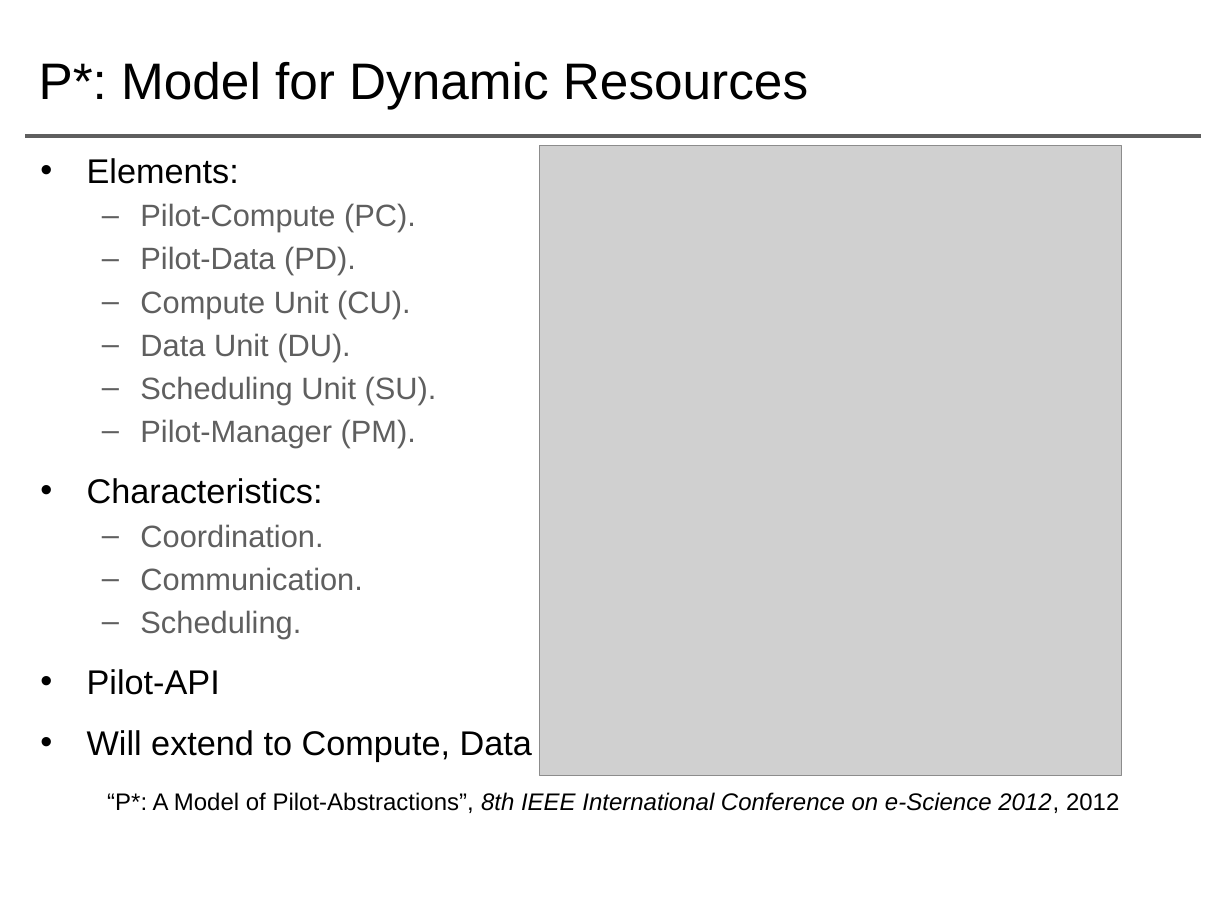
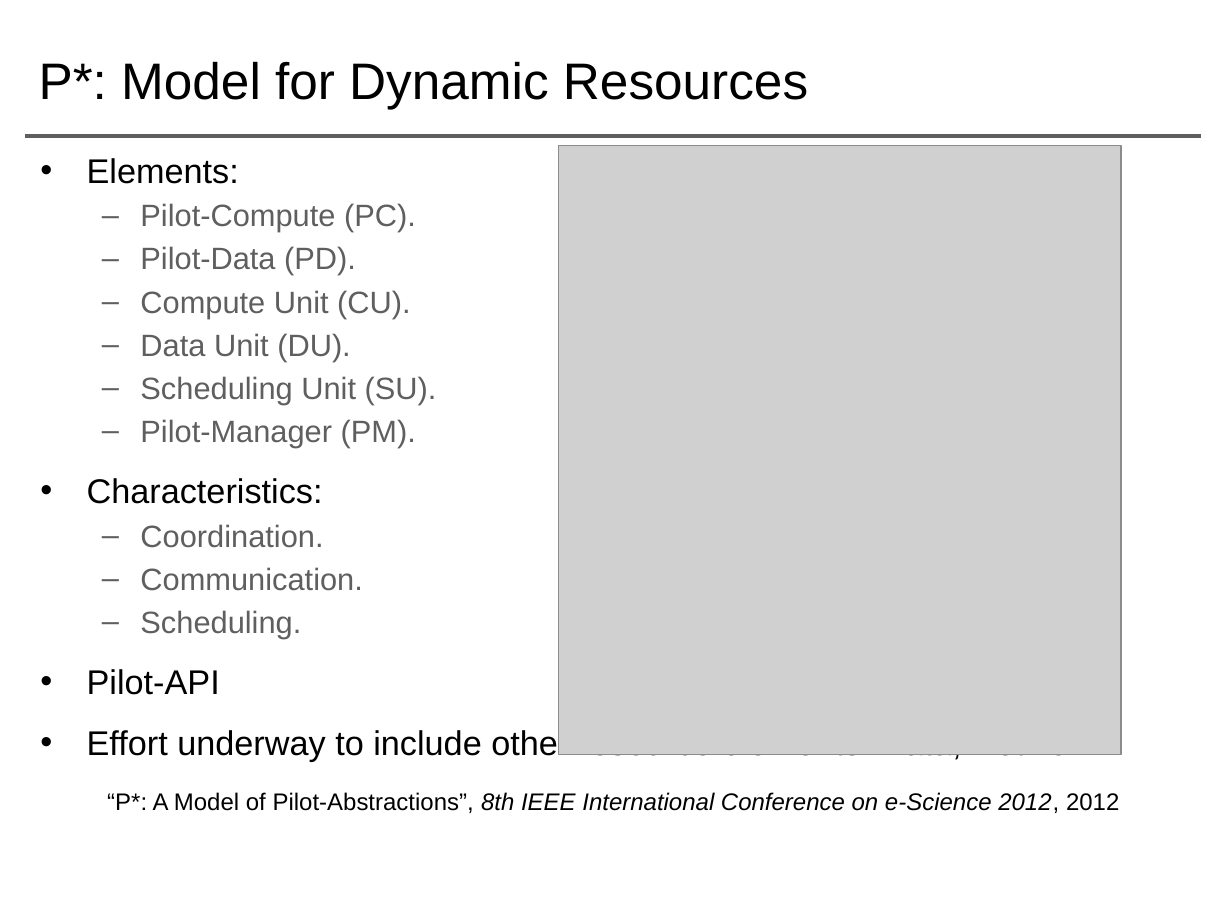
Before and after one commit to saga-project/NGMW, a slide deck: slide 15 of presentations/radical-modsim.pptx. Drawn at 1232x924 pixels with LibreOffice and Linux fonts; fonts in the diff are those of the drawing; grey boxes stand for pictures; background and template pictures are left out. Boxes give left, top, right and bottom in pixels: in the first picture for what was removed or moved away, otherwise in the second. Text is boxed around its words. In the diff, an @@ line names an element or a change of style, - is before the commit and + after.

```diff
--- a/presentations/radical-modsim.pptx
+++ b/presentations/radical-modsim.pptx
@@ picture: place and size @@
-picture at <box>540,145,1121,776</box>
+picture at <box>558,145,1121,755</box>
@@ text at <box>87,728,1097,762</box>: text changed @@
-• Will extend to Compute, Data and Network
+• Effort underway to include other resource elements: Data, Network
```
Also in this commit, not shown: 5 other slides changed.
